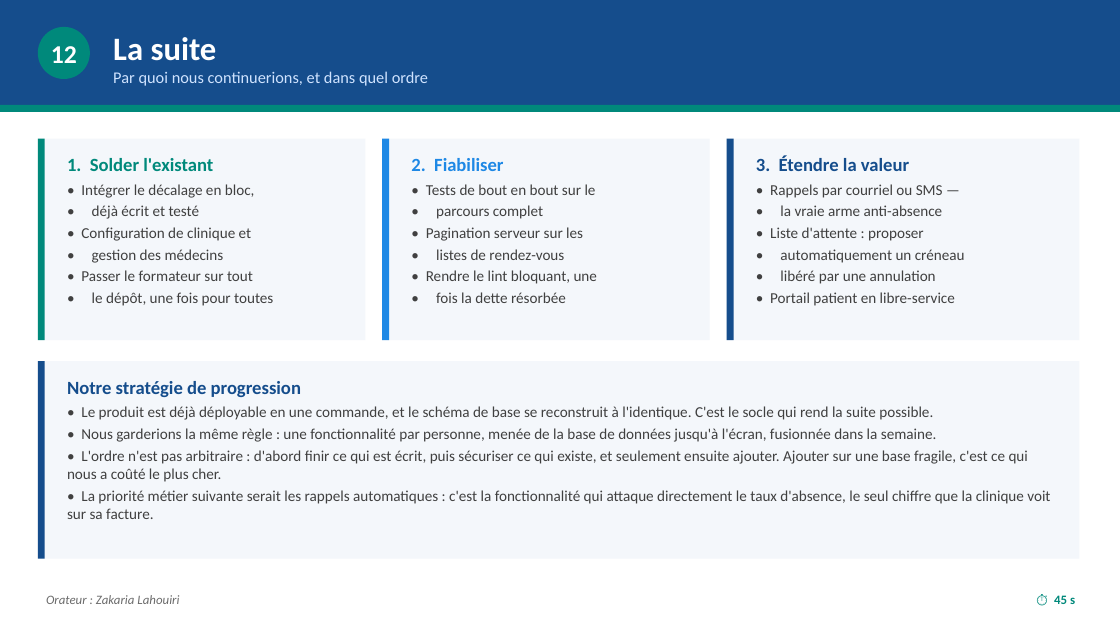
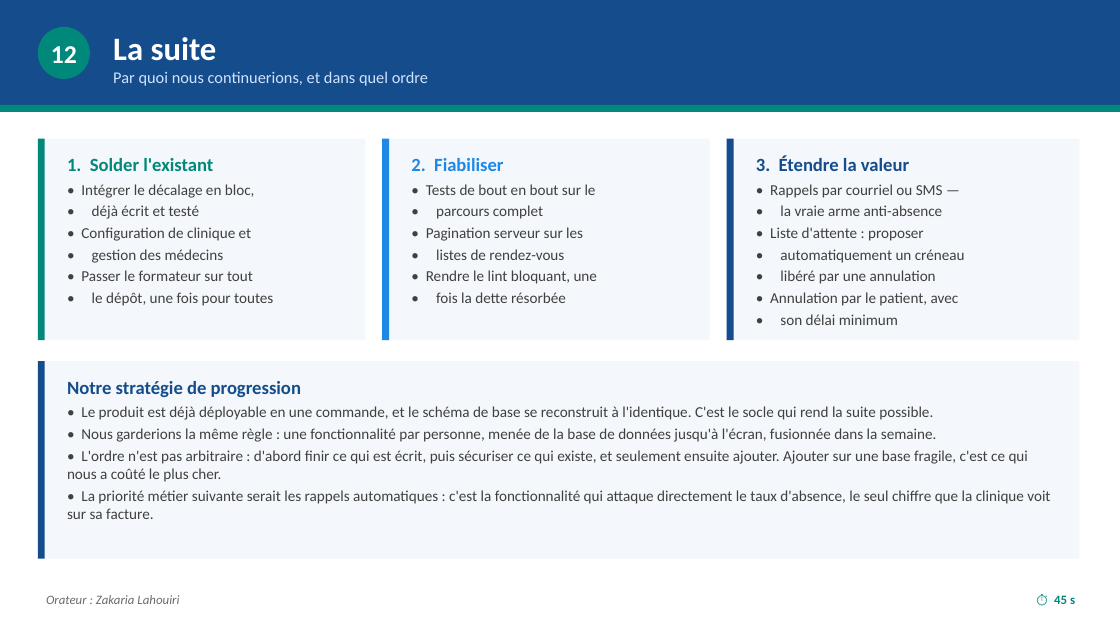
Before and after one commit to soultaka19/mediplan, a slide deck: slide 14 of docs/presentation/MediPlan-Presentation-Finale.pptx. Drawn at 1120x630 pixels with LibreOffice and Linux fonts; fonts in the diff are those of the drawing. Boxes give left, top, right and bottom in pixels: in the first picture for what was removed or moved away, otherwise in the second. Text is boxed around its words. In the diff, an @@ line names an element or a change of style, - is before the commit and + after.

```diff
--- a/docs/presentation/MediPlan-Presentation-Finale.pptx
+++ b/docs/presentation/MediPlan-Presentation-Finale.pptx
@@ text at bbox=[770, 292, 959, 325]: text changed @@
-• Portail patient en libre-service
+• Annulation par le patient, avec
+• son délai minimum
```
Also in this commit, not shown: 4 other slides changed, 1 other file.
